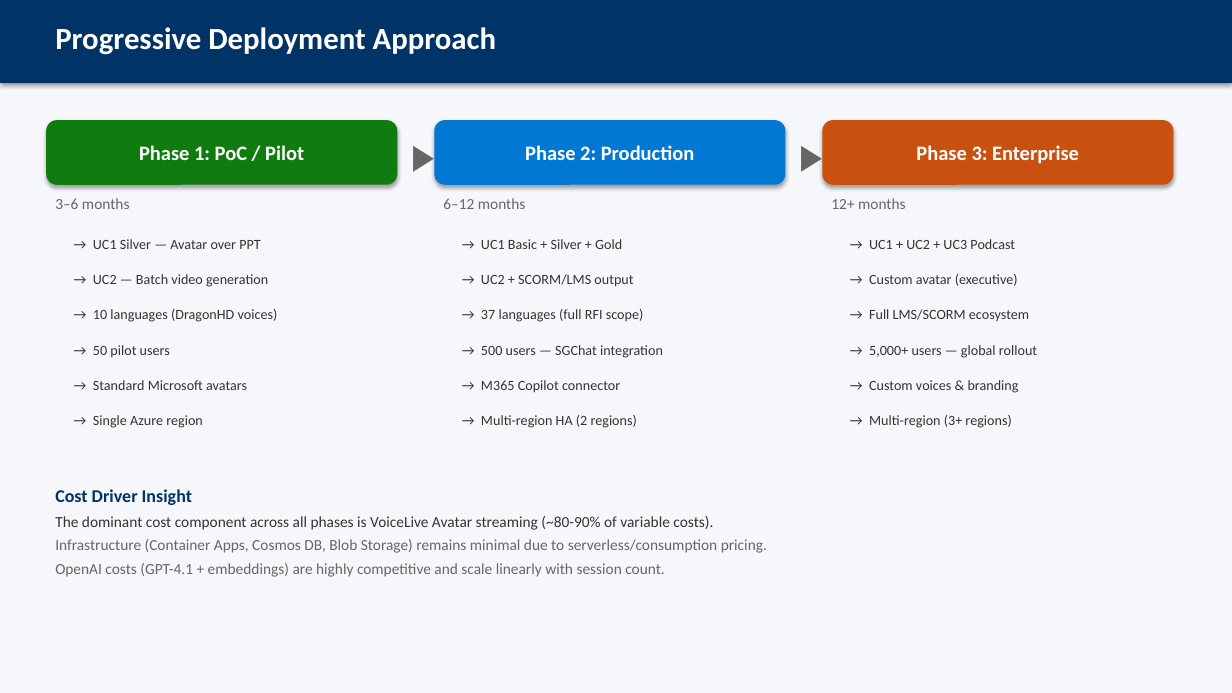
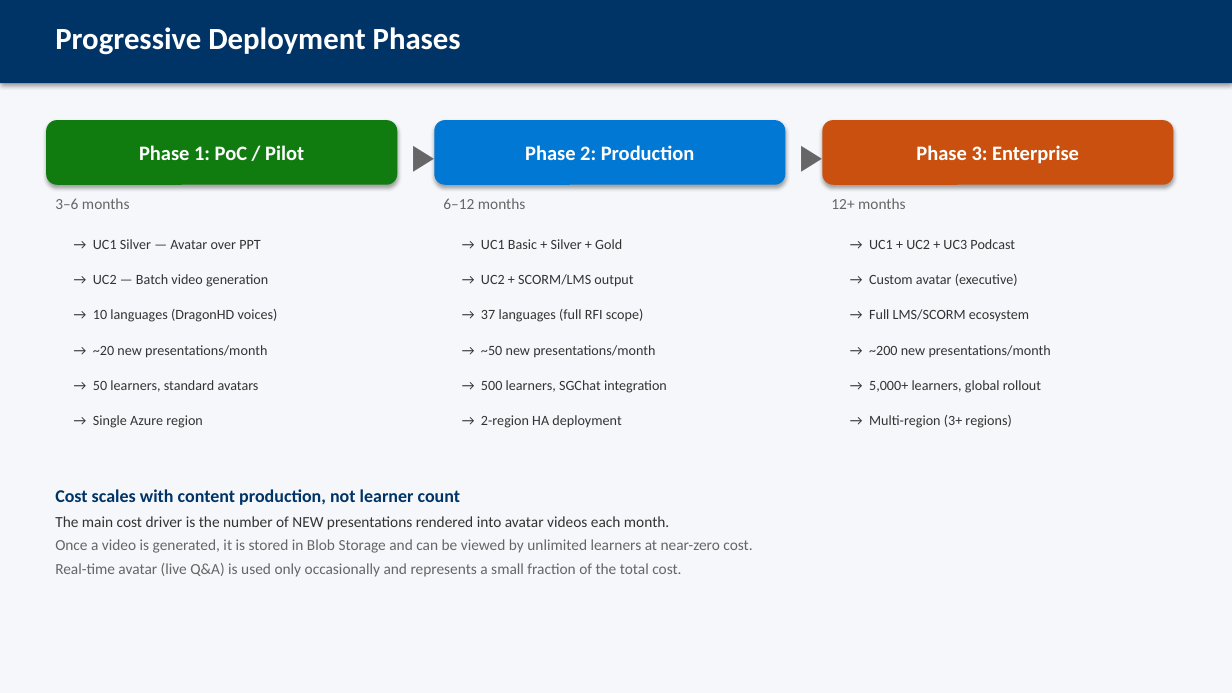
Before and after one commit to ozgurkarahan/ai-avatar-presenter, a slide deck: slide 3 of docs/RFI559-Cost-Estimation.pptx (slide 2 before the commit). Drawn at 1232x693 pixels with LibreOffice and Linux fonts; fonts in the diff are those of the drawing. Boxes give left, top, right and bottom in pixels: in the first picture for what was removed or moved away, otherwise in the second. Text is boxed around its words. In the diff, an @@ line names an element or a change of style, - is before the commit and + after.

```diff
--- a/docs/RFI559-Cost-Estimation.pptx
+++ b/docs/RFI559-Cost-Estimation.pptx
@@ text at [55,27,461,55]: text changed @@
-Progressive Deployment Approach
+Progressive Deployment Phases
@@ text at [93,345,267,358]: text changed @@
-→ 50 pilot users
+→ ~20 new presentations/month
@@ text at [481,345,655,358]: text changed @@
-→ 500 users — SGChat integration
+→ ~50 new presentations/month
@@ text at [869,345,1051,357]: text changed @@
-→ 5,000+ users — global rollout
+→ ~200 new presentations/month
@@ text at [93,380,259,392]: text changed @@
-→ Standard Microsoft avatars
+→ 50 learners, standard avatars
@@ text at [481,380,667,393]: text changed @@
-→ M365 Copilot connector
+→ 500 learners, SGChat integration
@@ text at [869,380,1041,393]: text changed @@
-→ Custom voices & branding
+→ 5,000+ learners, global rollout
@@ text at [481,415,621,428]: text changed @@
-→ Multi-region HA (2 regions)
+→ 2-region HA deployment
@@ text at [55,489,752,577]: text changed @@
-Cost Driver Insight
-The dominant cost component across all phases is VoiceLive Avatar streaming (~80-90% of variable costs).
-Infrastructure (Container Apps, Cosmos DB, Blob Storage) remains minimal due to serverless/consumption pricing.
-OpenAI costs (GPT-4.1 + embeddings) are highly competitive and scale linearly with session count.
+Cost scales with content production, not learner count
+The main cost driver is the number of NEW presentations rendered into avatar videos each month.
+Once a video is generated, it is stored in Blob Storage and can be viewed by unlimited learners at near-zero cost.
+Real-time avatar (live Q&A) is used only occasionally and represents a small fraction of the total cost.
```
Also in this commit, not shown: 7 other slides changed, 2 slides added, 1 slide removed, 1 other file.
